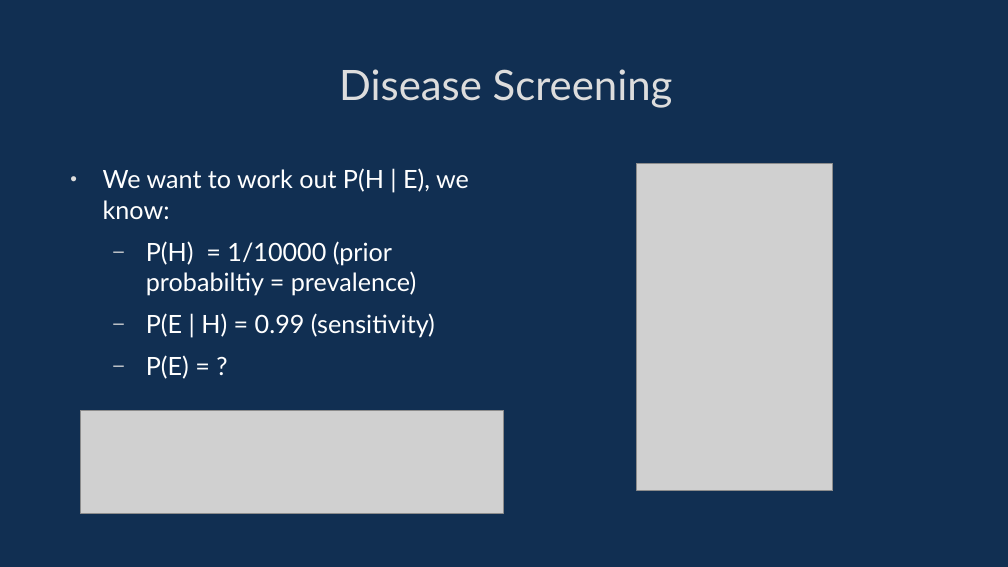
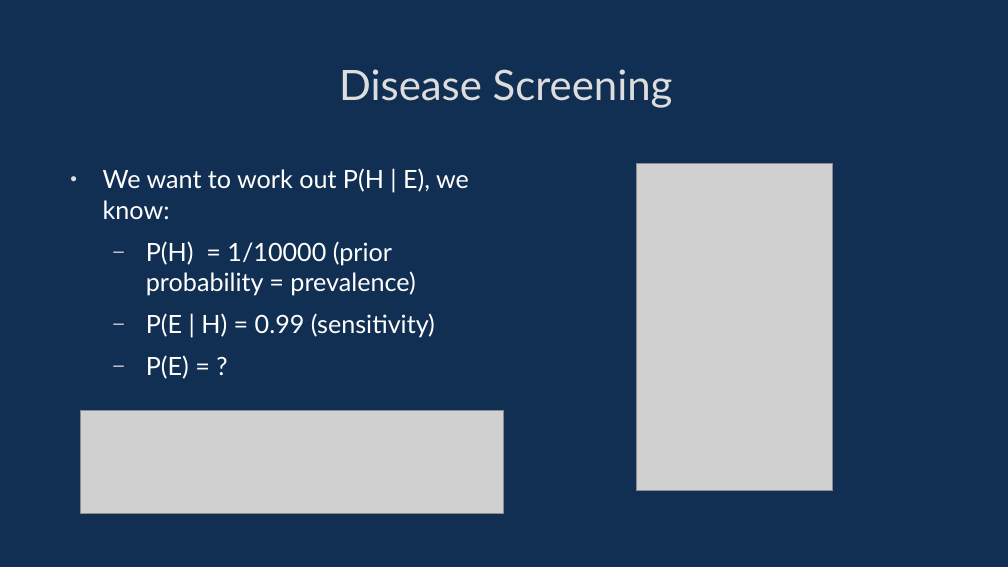
Before and after one commit to davidgundry/maths22-23, a slide deck: slide 72 of slides/maths-10-probability.odp (slide 67 before the commit). Drawn at 1008x567 pixels with LibreOffice and Linux fonts; fonts in the diff are those of the drawing; grey boxes stand for pictures. Boxes give left, top, right and bottom in pixels: in the first picture for what was removed or moved away, otherwise in the second. Text is boxed around its words. In the diff, an @@ line names an element or a change of style, - is before the commit and + after.

```diff
--- a/slides/maths-10-probability.odp
+++ b/slides/maths-10-probability.odp
@@ text at box(146, 241, 415, 295): text changed @@
-  – P(H) = 1/10000 (prior probabiltiy = prevalence)
+  – P(H) = 1/10000 (prior probability = prevalence)
```
Also in this commit, not shown: 5 other slides changed, 5 slides added, 19 other files.
